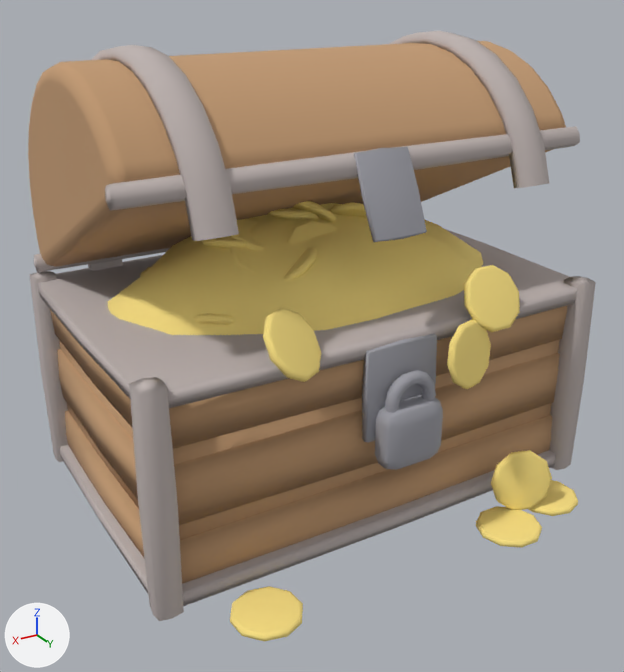
Renders of the OBJ model assets/meshes/SharkBaitChest.obj from each side of a commit.
The view is the same before and after, from a 50 mm camera at (2.28, 3.83, 2.73) aimed at (0.11, 0.21, 0.92). The lights are fixed; the arrows at lower left show +X, +Y and +Z. The picture after the commit comes second. Where no turn or scale is listed for an object, it has been applied to the vertices.

The first picture shows 'Gold', 'Lock', 'Trim', 'Wood'.
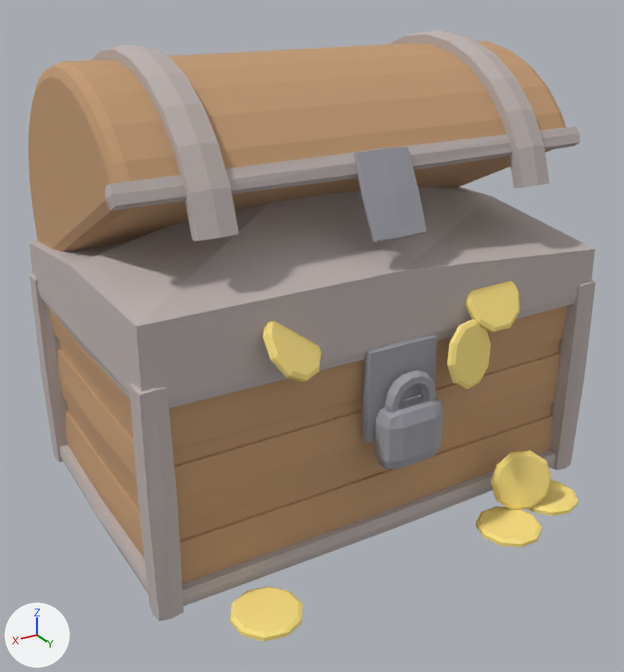
Where the change shows, as pixel boxes (x1, y1, x2, y2) in the pictures (624 x 672 px; the box of a moved part takes in the faces that stretch with it):
'Wood', reshaped, shading changed
    before: (28, 41, 567, 584)
    after: (28, 41, 568, 584)
'Trim', reshaped, shading changed
    both: (29, 31, 596, 621)
part 1 of me_trim, moved or reshaped (mostly hidden before)
    before: (422, 289, 577, 336)
    after: (411, 249, 595, 338)
part 2 of me_trim, moved or reshaped (mostly hidden before)
    before: (39, 283, 74, 322)
    after: (29, 243, 71, 282)
part 3 of me_trim, moved or reshaped
    before: (39, 290, 131, 392)
    after: (38, 267, 141, 392)
part 4 of me_trim, moved or reshaped
    before: (40, 255, 163, 326)
    after: (30, 241, 128, 266)
part 5 of me_trim, moved or reshaped
    before: (167, 244, 577, 400)
    after: (136, 196, 594, 400)
part 6 of me_trim, moved or reshaped
    before: (79, 229, 487, 389)
    after: (71, 186, 491, 326)
part 7 of me_trim, shading changed
    both: (29, 32, 596, 621)
part 8 of me_wood, moved or reshaped (mostly hidden)
    before: (50, 306, 567, 419)
    after: (49, 305, 568, 419)
part 9 of me_wood, shading changed
    both: (37, 41, 567, 584)
'Gold', unchanged, covered by the edit
    before: (108, 201, 578, 641)
    after: (230, 281, 578, 641)

Diff of the bpy script that builds the scene:
```diff
--- a/assets/meshes/SharkBaitChest.obj.py
+++ b/assets/meshes/SharkBaitChest.obj.py
@@ me_trim @@
 me_trim.from_pydata(...)  # 378 vertices, 704 faces; spans x -1.31..1.31, y -0.95..0.87, z 0.0..2.4
 # used by ob_trim; location = (0.0, 0.0, 0.0)
+# me_trim part 1: the 1 vertex in x -1.27, y 0.83, z 1.14 is moved by (0.0, 0.0, 0.2)
+# me_trim part 2: the 1 vertex in x 1.27, y -0.83, z 1.14 is moved by (0.0, 0.0, 0.2)
+# me_trim part 3: all 2 vertices in x 1.27..1.28, y 0.0..0.83, z 1.14..1.15 are moved by (0.0, 0.0, 0.3)
+# me_trim part 4: the 1 vertex in x 0.0, y -0.84, z 1.15 is moved by (0.0, 0.0, 0.3)
+# me_trim part 5: the 1 vertex in x 0.0, y 0.84, z 1.15 is moved by (0.0, 0.0, 0.3)
+# me_trim part 6: the 1 vertex in x 0.0, y 0.0, z 1.16 is moved by (0.0, 0.0, 0.6)
+# me_trim part 7: all faces are now shaded flat (704 of 704 changed)
 me_trim.materials.append(mat_trim)
@@ me_wood @@
 # used by ob_wood; location = (0.0, 0.0, 0.0)
 # before: 82 (-1.23, 0.0, 1.14) at pixel (481, 246), 85 (-1.22, 0.78, 1.13), 86 (-1.22, -0.78, 1.13), 89 (0.0, -0.79, 0.82), 91 (0.0, -0.81, 0.98)
 # before: 96 (1.22, -0.78, 0.83), 97 (1.22, 0.78, 1.13), 101 (1.23, -0.79, 0.98), 102 (1.23, 0.0, 1.14)
-me_wood.from_pydata(...)  # 234 vertices, 448 faces; spans x -1.25..1.25, y -0.89..0.81, z 0.02..2.34
-me_wood.vertices[92].co = (0.0, 0.79, 1.14)
-me_wood.vertices[93].co = (0.0, -0.79, 1.14)
-me_wood.vertices[94].co = (0.0, 0.0, 1.16)
-me_wood.vertices[98].co = (1.22, -0.78, 1.13)
+me_wood.from_pydata(...)  # 234 vertices, 448 faces; spans x -1.25..1.25, y -1.01..0.81, z 0.02..2.34
+# me_wood part 8
+for i in [82, 85, 86, 97, 102]: me_wood.vertices[i].co += Vector((0.0, 0.0, 0.1))
+for i in [89, 91, 96, 101]: me_wood.vertices[i].co += Vector((0.0, -0.2, 0.01))
+me_wood.vertices[92].co = (0.0, 0.79, 1.34)
+me_wood.vertices[93].co = (0.0, -0.99, 1.35)
+me_wood.vertices[94].co = (0.0, 0.0, 1.36)
+me_wood.vertices[98].co = (1.22, -0.98, 1.24)
+# me_wood part 9: all faces are now shaded flat (448 of 448 changed)
 me_wood.materials.append(mat_wood)
```
